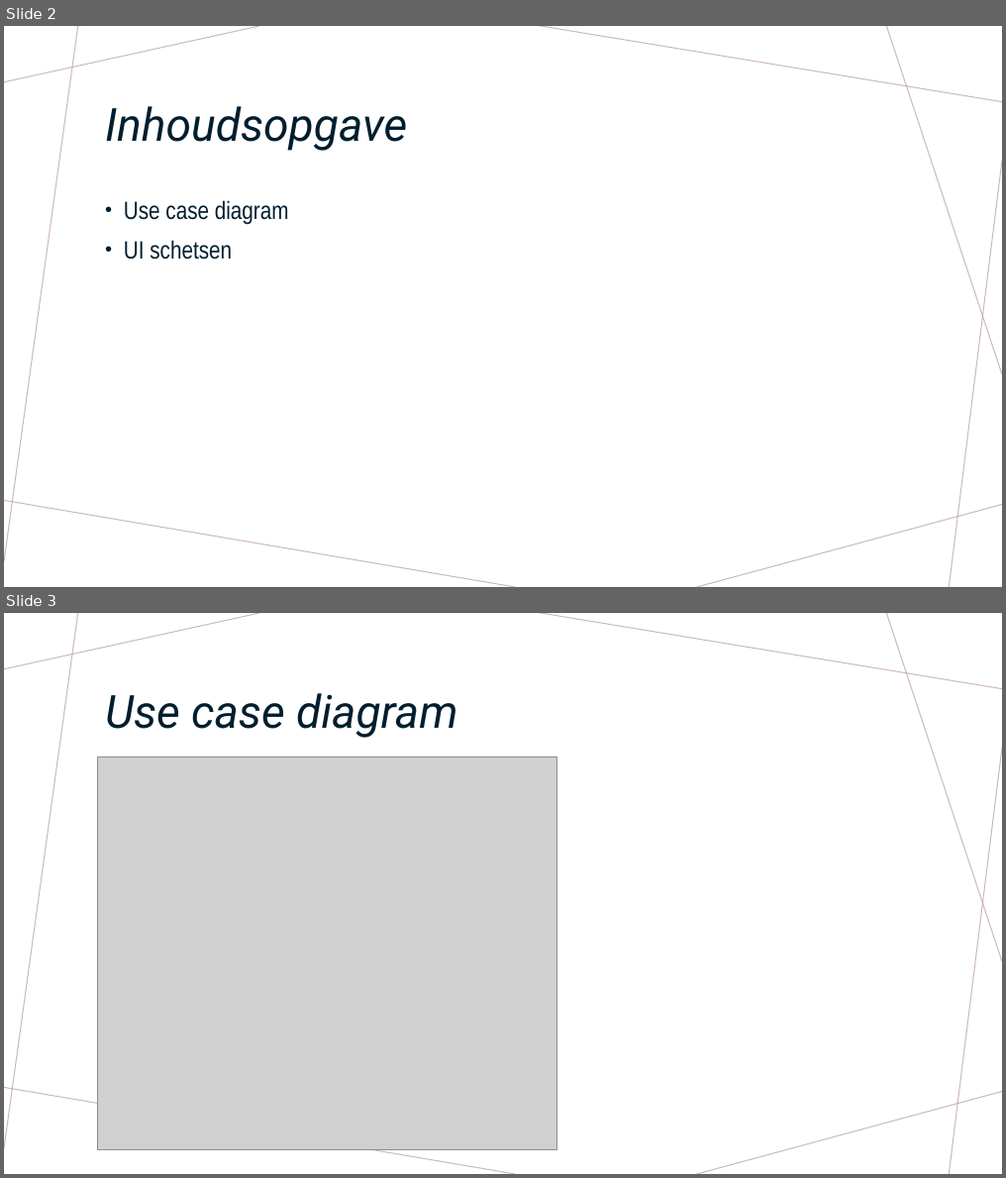
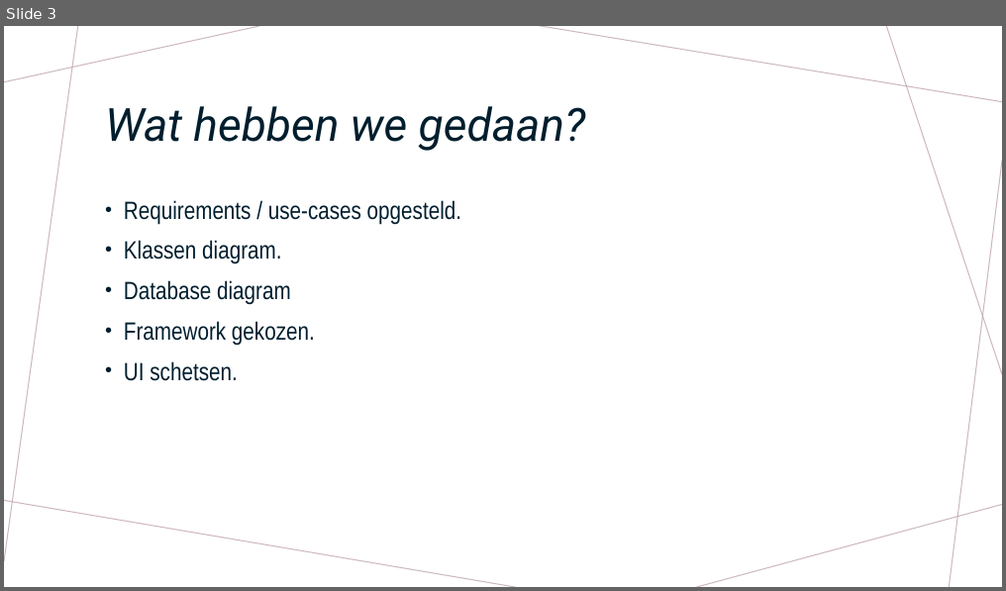
Before and after one commit to pietermn/BusPlan2Groep2, a slide deck: documentatie/Presentaties/Busplan Iteratie 1.pptx. Shown one above the other, each under a label of ours: slides 2 and 3 before the commit, slide 3 after it. The pictures are 1006x1178 and 1006x591 pixels, drawn with LibreOffice and Linux fonts; fonts in the diff are those of the drawing; grey boxes stand for pictures. Boxes give left, top, right and bottom in pixels: in the first picture for what was removed or moved away, otherwise in the second. Text is boxed around its words. In the diff, an @@ line names an element or a change of style, - is before the commit and + after.

```diff
--- a/documentatie/Presentaties/Busplan Iteratie 1.pptx
+++ b/documentatie/Presentaties/Busplan Iteratie 1.pptx
@@ slide 3 removed at (4, 613, 1002, 1174), background #FFFFFF; not listed: 7 template elements that a slide beside it also shows @@
@@ title removed at (105, 693, 457, 738) @@
-Use case diagram
@@ picture removed at (98, 757, 557, 1150) @@
@@ what was slide 2 is now slide 3 @@
@@ slide 3 changed as well @@
@@ title at (105, 106, 586, 151): text changed @@
-Inhoudsopgave
+Wat hebben we gedaan?
@@ text at (124, 200, 461, 381): text changed @@
-• Use case diagram
-• UI schetsen
+• Requirements / use-cases opgesteld.
+• Klassen diagram.
+• Database diagram
+• Framework gekozen.
+• UI schetsen.
```
Also in this commit, not shown: 1 other slide changed, 6 slides added, 1 other slide removed, 31 other files.
